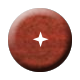
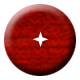
Comparing the layer stacks of the two 80px x 80px images. Changes:
renamed "Layer 0" to "Layer 2", painted on it over [4, 4, 76, 76]
